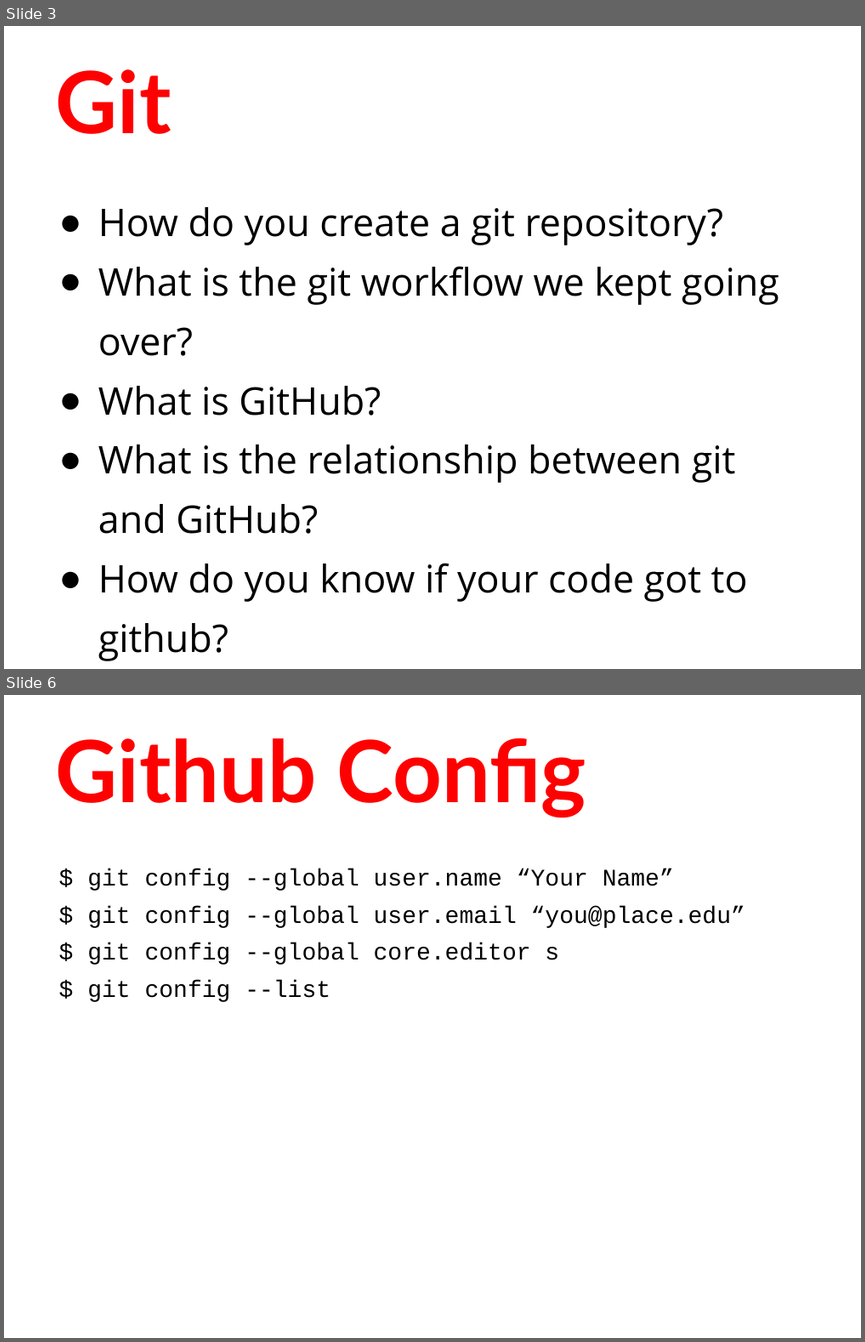
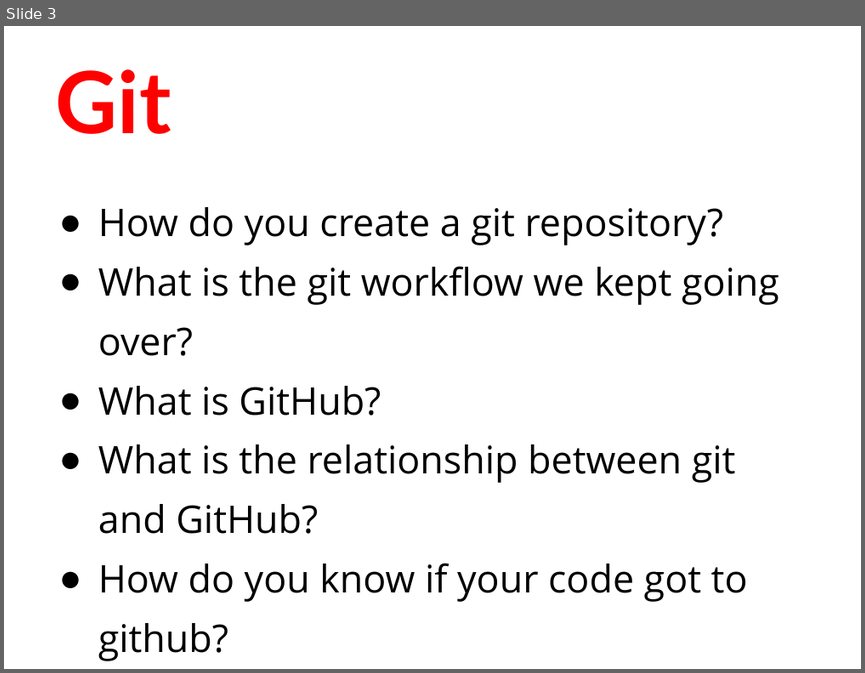
Before and after one commit to humanitiesprogramming/slides, a slide deck: 2019/python/day1-review.pptx. Shown one above the other, each under a label of ours: slides 3 and 6 before the commit, slide 3 after it; the slides between them are not shown. The pictures are 865x1342 and 865x673 pixels, drawn with LibreOffice and Linux fonts; fonts in the diff are those of the drawing. Boxes give left, top, right and bottom in pixels: in the first picture for what was removed or moved away, otherwise in the second. Text is boxed around its words. In the diff, an @@ line names an element or a change of style, - is before the commit and + after.

```diff
--- a/2019/python/day1-review.pptx
+++ b/2019/python/day1-review.pptx
@@ slide 6 removed at [4,695,861,1338], background #FFFFFF @@
@@ title removed at [55,738,586,817] @@
-Github Config
@@ text removed at [87,868,745,1002] @@
-$ git config --global user.name “Your Name”
-$ git config --global user.email “you@place.edu”
-$ git config --global core.editor s
-$ git config --list
```
Also in this commit, not shown: 4 slides added, 2 other slides removed.
